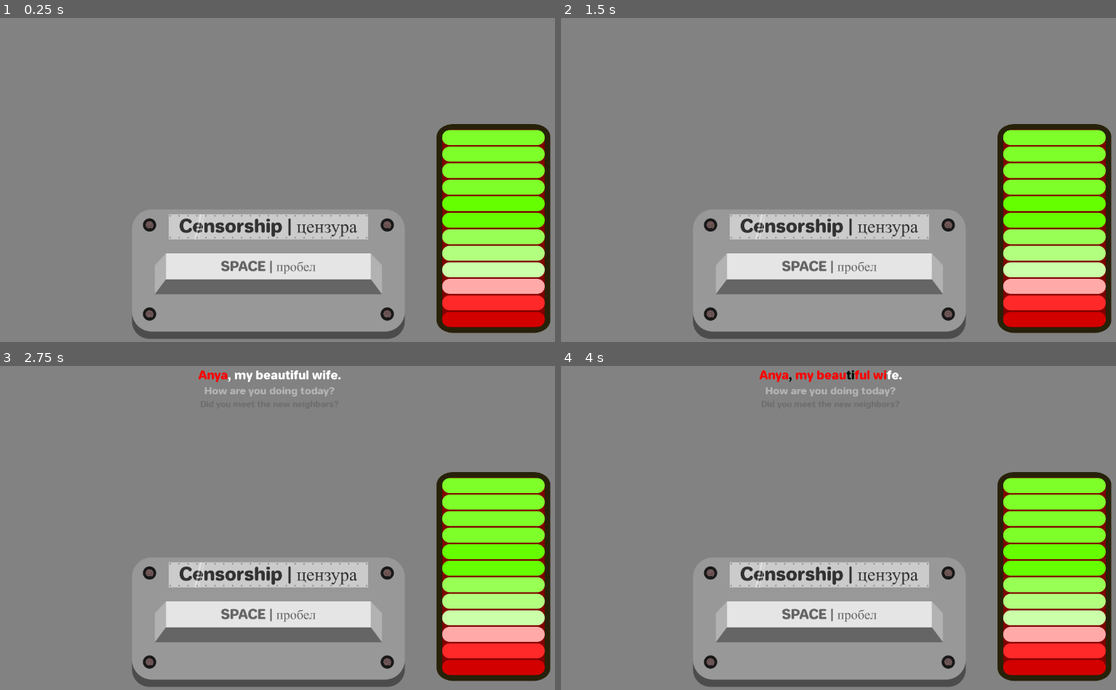
Above: before the commit, frames 1-4 (two rows, left to right).
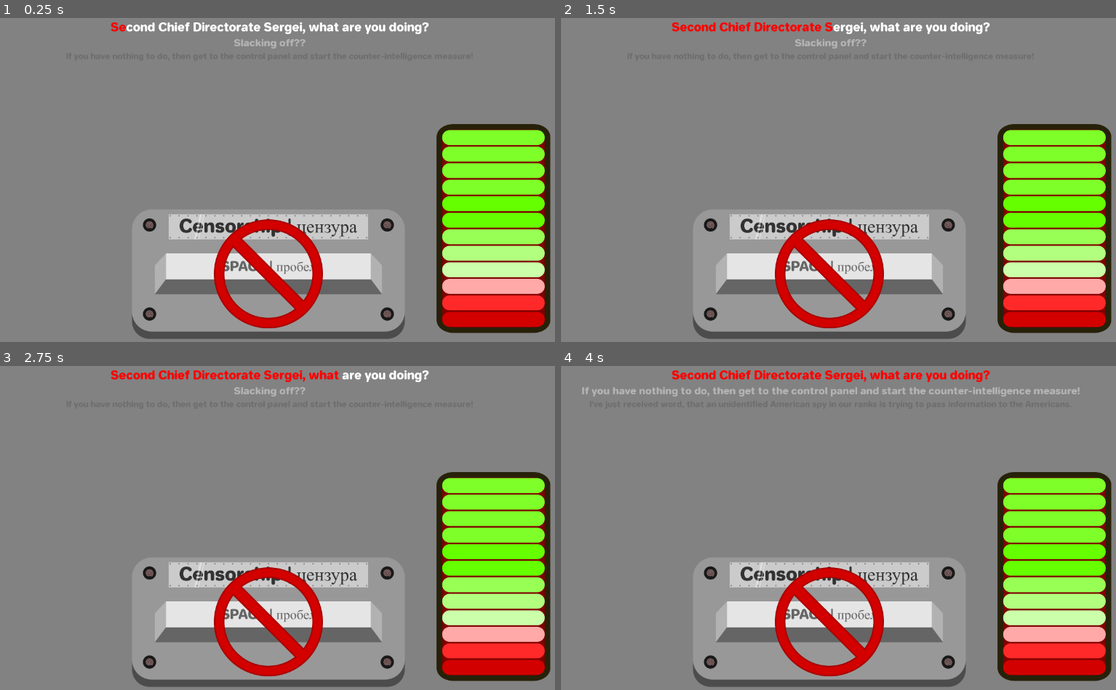
Above: after the commit, the same moments.

Repository: panorb/ludum-dare-49
Game: Godot game, scene res://Game/Game.tscn
Same seed, same stepped clock (60 frames per second), same inputs: the game is played once before the commit and once after it. Sound files missing from this copy of the repository are replaced by a short silence.
Inputs (mouse positions are in pixels of both pictures, inside the frame that each line leads up to):
- Up to frame 1 (0.25 s): no input
- Up to frame 2 (1.5 s): click (827, 273) at 0.52 s; click (827, 273) at 1.27 s
- Up to frame 3 (2.75 s): click (266, 621) at 2.02 s
- Up to frame 4 (4 s): tap Enter at 2.75 s; tap Space at 3.5 s

The runs differ from the first frame. In frame 1, 3.6% of the frame differs, in the area x 19-78%, y 1-96%; in frame 2, 3.6%; in frame 3, 3.8%; in frame 4, 4.3%, in the area x 3-94%, y 1-96%.

Commit message:
More work. Endings

Diff:
--- /dev/null
+++ b/godot/Game/EndingScreen/EndingScreen.tscn
@@ -0,0 +1,47 @@
+[gd_scene load_steps=5 format=2]
+
+[ext_resource path="res://Shared/Fonts/jelle-bold-48.tres" type="DynamicFont" id=1]
+[ext_resource path="res://Game/EndingScreen/ending-screen.gd" type="Script" id=2]
+
+[sub_resource type="Shader" id=1]
+code = "shader_type canvas_item;
+
+uniform float height = 5.0;
+uniform float curve = 0.3;
+uniform float speed = 2.0;
+
+void vertex() {
+    VERTEX.y += height*sin(VERTEX.x*curve+TIME*speed);
+}"
+
+[sub_resource type="ShaderMaterial" id=2]
+shader = SubResource( 1 )
+shader_param/height = 5.0
+shader_param/curve = 0.3
+shader_param/speed = 2.0
+
+[node name="EndingScreen" type="ColorRect"]
+modulate = Color( 1, 1, 1, 0 )
+anchor_right = 1.0
+anchor_bottom = 1.0
+mouse_filter = 2
+color = Color( 0, 0, 0, 1 )
+script = ExtResource( 2 )
+__meta__ = {
+"_edit_use_anchors_": false
+}
+
+[node name="Label" type="Label" parent="."]
+material = SubResource( 2 )
+anchor_right = 1.0
+anchor_bottom = 1.0
+custom_fonts/font = ExtResource( 1 )
+text = "GOOD ENDING
+You can close the game now."
+align = 1
+valign = 1
+__meta__ = {
+"_edit_use_anchors_": false
+}
+
+[node name="Tween" type="Tween" parent="."]
--- /dev/null
+++ b/godot/Game/EndingScreen/ending-screen.gd
@@ -0,0 +1,9 @@
+extends ColorRect
+
+onready var tween = get_node("Tween")
+onready var label = get_node("Label")
+
+func fade_in(ending_text):
+	label.text = ending_text
+	tween.interpolate_property(self, "modulate", Color(1, 1, 1, 0), Color(1, 1, 1, 1), 2.0, Tween.TRANS_EXPO)
+	tween.start()
--- a/godot/Game/Game.tscn
+++ b/godot/Game/Game.tscn
@@ -7,7 +7,7 @@
 [ext_resource path="res://Game/CensorButton/CensorButton.tscn" type="PackedScene" id=5]
 [ext_resource path="res://Playback/interactive-playback.gd" type="Script" id=6]
 [ext_resource path="res://Evaluation/Evaluation.tscn" type="PackedScene" id=7]
-[ext_resource path="res://Shared/Fonts/jelle-bold-48.tres" type="DynamicFont" id=8]
+[ext_resource path="res://Game/EndingScreen/EndingScreen.tscn" type="PackedScene" id=8]
 
 [node name="Game" type="Control"]
 anchor_right = 1.0
@@ -49,14 +49,7 @@
 
 [node name="Evaluation" parent="." instance=ExtResource( 7 )]
 
-[node name="EndingLabel" type="Label" parent="."]
-visible = false
-anchor_right = 1.0
-anchor_bottom = 1.0
-custom_fonts/font = ExtResource( 8 )
-text = "WTF ENDING"
-align = 1
-valign = 1
+[node name="EndingScreen" parent="." instance=ExtResource( 8 )]
 
 [connection signal="button_down" from="CensorButton" to="." method="_on_CensorButton_button_down"]
 [connection signal="button_up" from="CensorButton" to="." method="_on_CensorButton_button_up"]
--- a/godot/Game/game.gd
+++ b/godot/Game/game.gd
@@ -5,6 +5,8 @@
 onready var censor_button = get_node("CensorButton")
 onready var energy_meter = get_node("EnergyMeter")
 onready var evaluation = get_node("Evaluation")
+onready var ending_screen = get_node("EndingScreen")
+
 
 export(int) var energy_regeneration_multiplier = 170
 export(int) var energy_depletion_multiplier = 520
@@ -15,7 +17,7 @@
 func _ready():
 	playback.load_character("russian-officer")
 	censor_button.enabled = false
-	_start_chapter("example")
+	_start_chapter("beginning")
 
 	playback.connect("chapter_ended", self, "_on_chapter_playback_ended")
 	evaluation.connect("evaluation_finished", self, "_on_chapter_evaluation_finished")
@@ -28,7 +30,6 @@
 			playback.stop_censoring()
 	else:
 		energy_meter.value +=  energy_regeneration_multiplier * delta
-
 
 
 var censorship_allowed = ["example", "segment-1", "segment-2", "segment-3"]
@@ -84,6 +85,18 @@
 	if chapter_id in ["segment-1", "segment-2", "segment-3"]:
 		_start_evaluation(chapter_id, saved_data, "american-spy")
 
+	if chapter_id == "ending-good":
+		ending_screen.fade_in("GOOD ENDING\nYou can close the game now.")
+
+	if chapter_id == "ending-neutral":
+		ending_screen.fade_in("NEUTRAL ENDING\nYou can close the game now.")
+
+	if chapter_id == "ending-bad":
+		ending_screen.fade_in("BAD ENDING\nYou can close the game now.")
+
+	if chapter_id == "ending-wtf":
+		ending_screen.fade_in("WTF ENDING\nYou can close the game now.")
+
 var total_american_penalty := 0
 
 func _on_chapter_evaluation_finished(chapter_id : String, penalty_score : int):
